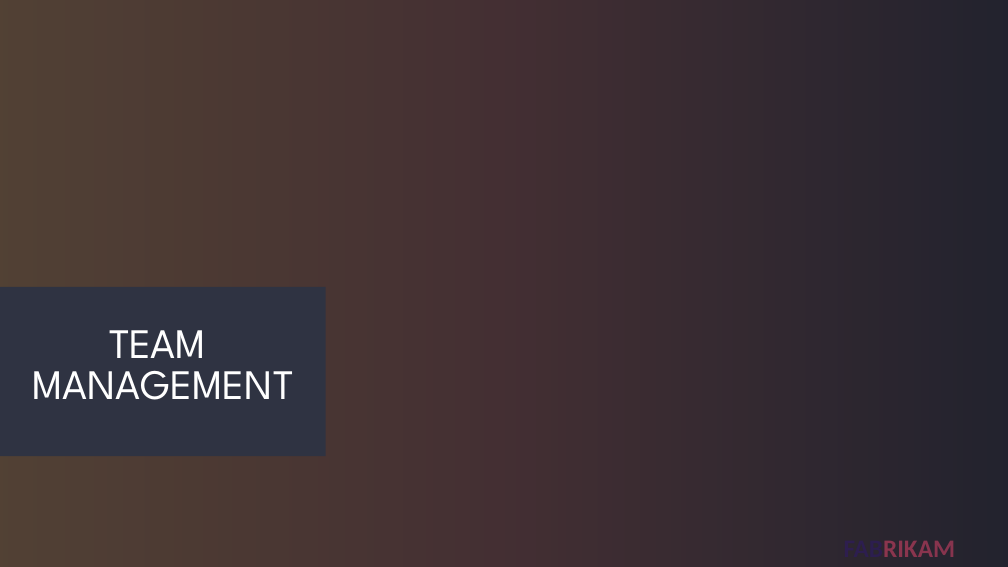
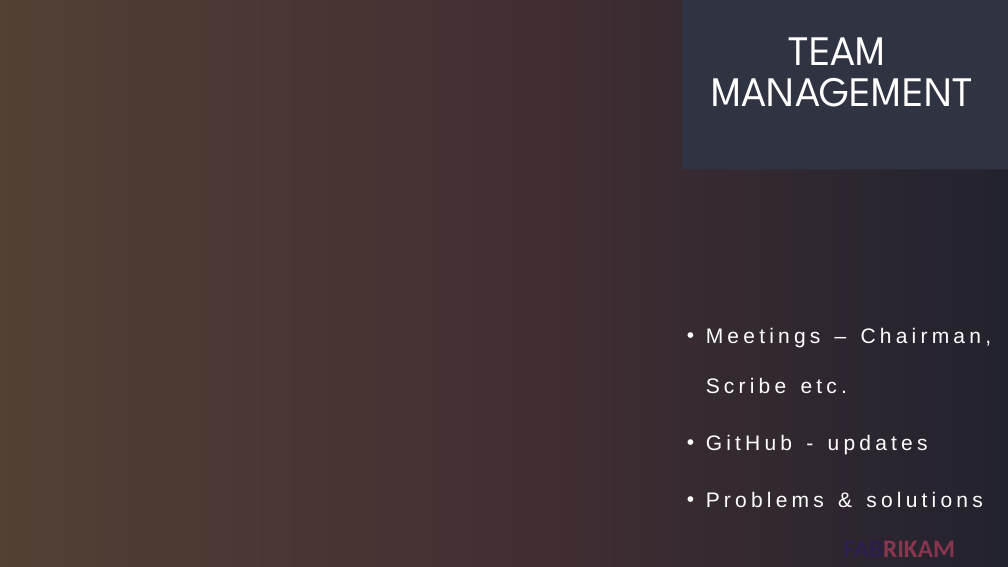
Before and after one commit to Pathfinder-Team/Computing-Project-2019---PathFinder, a slide deck: slide 12 of Documents/Technical Proposal - Due 21-10-19/PathFinder_presentation.pptx (slide 5 before the commit). Drawn at 1008x567 pixels with LibreOffice and Linux fonts; fonts in the diff are those of the drawing; background and template pictures are left out; a plain dark background stands for a picture behind light text. Boxes give left, top, right and bottom in pixels: in the first picture for what was removed or moved away, otherwise in the second. Text is boxed around its words. In the diff, an @@ line names an element or a change of style, - is before the commit and + after.

```diff
--- a/Documents/Technical Proposal - Due 21-10-19/PathFinder_presentation.pptx
+++ b/Documents/Technical Proposal - Due 21-10-19/PathFinder_presentation.pptx
@@ rectangle: place and size @@
-rectangle at (0, 287, 326, 456)
+rectangle at (682, 0, 1008, 169)
@@ title "TEAM MANAGEMENT": place and size @@
-title "TEAM MANAGEMENT" at (32, 330, 294, 400)
+title "TEAM MANAGEMENT" at (711, 37, 973, 107)
@@ text added at (706, 327, 992, 507), 20 pt, text #FFFFFF @@
+• Meetings – Chairman, Scribe etc.
+• GitHub - updates
+• Problems & solutions
```
Also in this commit, not shown: 2 other slides changed, 7 slides added.
